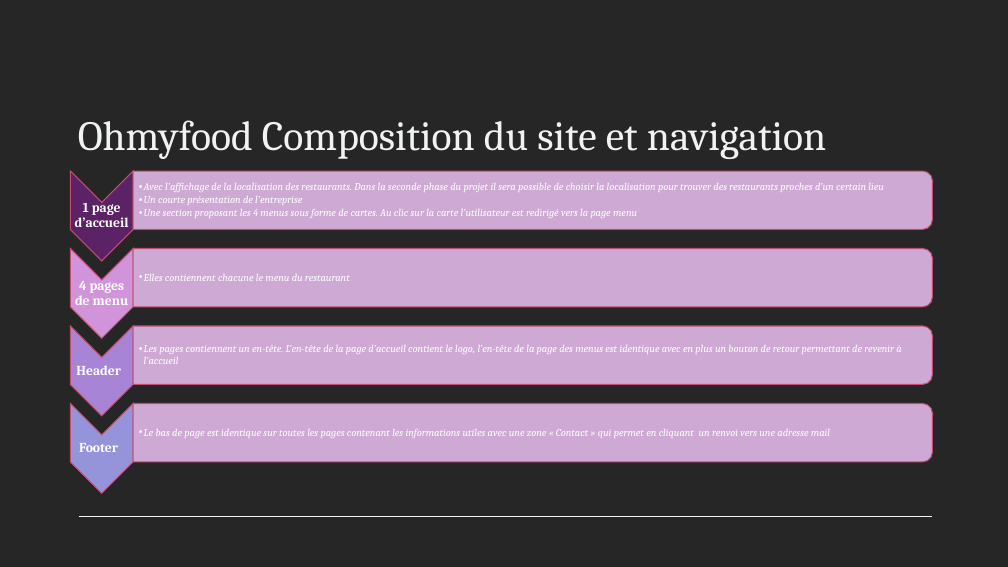
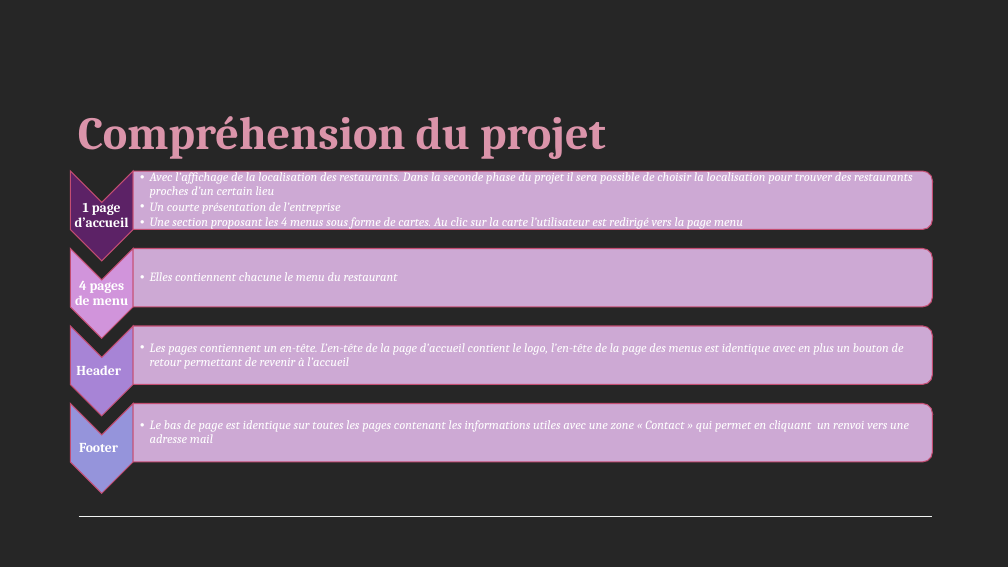
Before and after one commit to AlainBurwicz/Projet3ohmyfood, a slide deck: slide 9 of ohmyfood.pptx (slide 12 before the commit). Drawn at 1008x567 pixels with LibreOffice and Linux fonts; fonts in the diff are those of the drawing. Boxes give left, top, right and bottom in pixels: in the first picture for what was removed or moved away, otherwise in the second. Text is boxed around its words. In the diff, an @@ line names an element or a change of style, - is before the commit and + after.

```diff
--- a/ohmyfood.pptx
+++ b/ohmyfood.pptx
@@ title at (x1=78, y1=116, x2=606, y2=159): text changed; size 39.6 to 44 pt; text colour #F0F3F2 to #DB94AA; bold on @@
-Ohmyfood Composition du site et navigation
+Compréhension du projet
@@ size 10 to 12 pt; indent changed in 4 elements at (x1=150, y1=170, x2=913, y2=229), (x1=150, y1=272, x2=398, y2=281), (x1=150, y1=343, x2=904, y2=369), (x1=150, y1=420, x2=909, y2=443) @@
```
Also in this commit, not shown: 5 other slides changed, 4 slides added, 7 slides removed, 5 other files.
